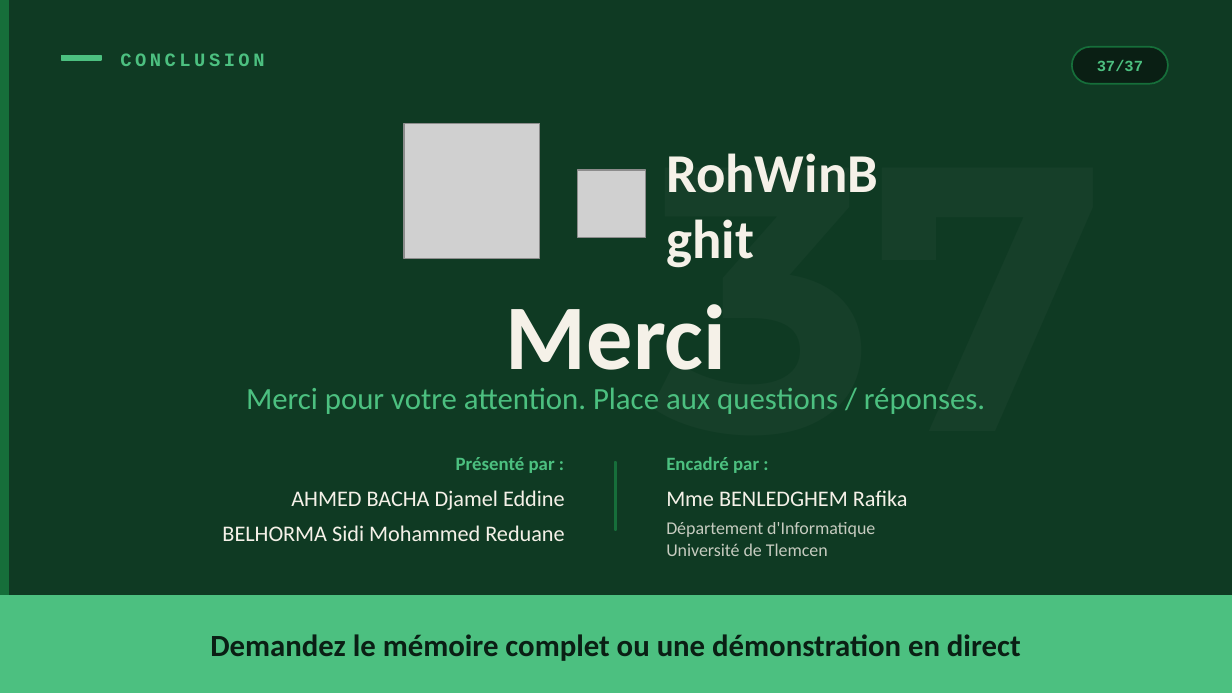
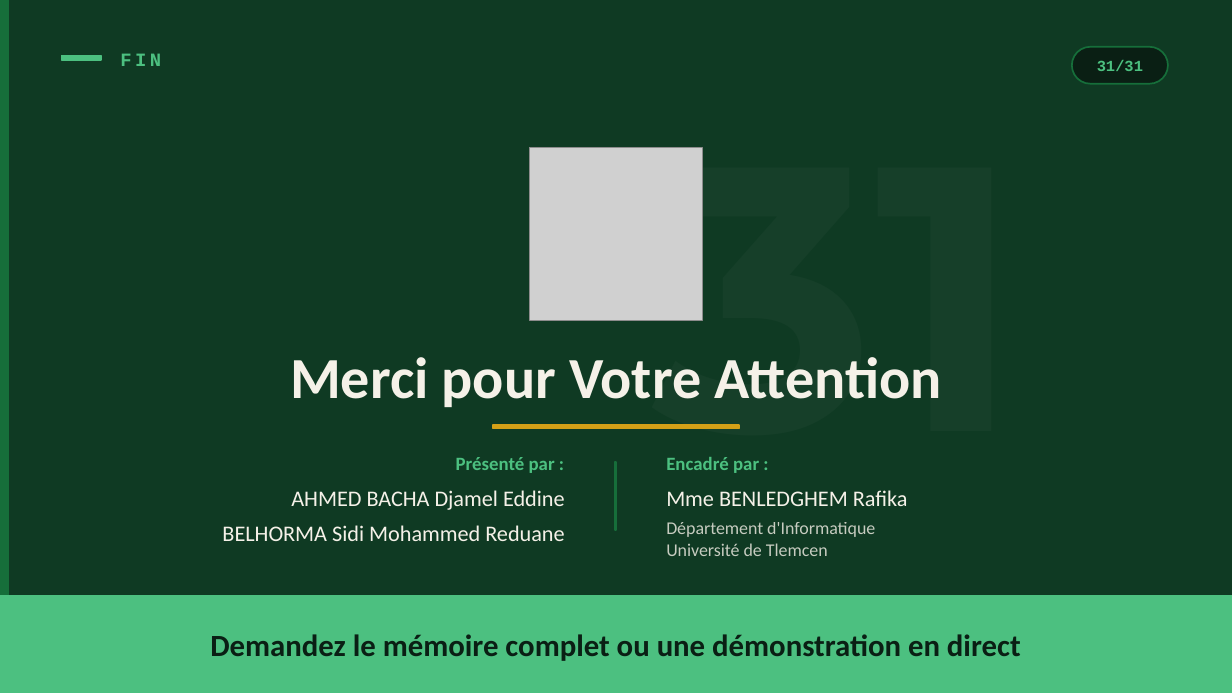
Before and after one commit to Belhormamohamed13/Memiore_RohWinBghit, a slide deck: slide 31 of RohWinBghit_Presentation.pptx (slide 37 before the commit). Drawn at 1232x693 pixels with LibreOffice and Linux fonts; fonts in the diff are those of the drawing; grey boxes stand for pictures. Boxes give left, top, right and bottom in pixels: in the first picture for what was removed or moved away, otherwise in the second. Text is boxed around its words. In the diff, an @@ line names an element or a change of style, - is before the commit and + after.

Commit message:
feat(presentation): update presentation to 31 slides and integrate new diagram figures

```diff
--- a/RohWinBghit_Presentation.pptx
+++ b/RohWinBghit_Presentation.pptx
@@ text at [120,53,161,66]: text changed @@
-CONCLUSION
+FIN
@@ text at [1097,60,1143,71]: text changed @@
-37/37
+31/31
@@ picture removed at [404,123,540,259] @@
@@ picture: place and size @@
-picture at [578,170,646,238]
+picture at [530,148,702,320]
@@ text at [653,147,1023,506]: text changed @@
-37
+31
@@ text removed at [654,170,904,238] @@
-RohWinBghit
@@ text removed at [506,304,726,392] @@
-Merci
@@ text at [290,357,941,407]: text changed; size 18 to 34 pt; text colour #4CC080 to #F5F1E8; bold on @@
-Merci pour votre attention. Place aux questions / réponses.
+Merci pour Votre Attention
@@ rectangle added at [493,425,739,429], fill #D4A017, outline #D4A017 1 pt @@
```
Also in this commit, not shown: 3 other slides changed, 27 slides added, 33 slides removed, 4 other files.
